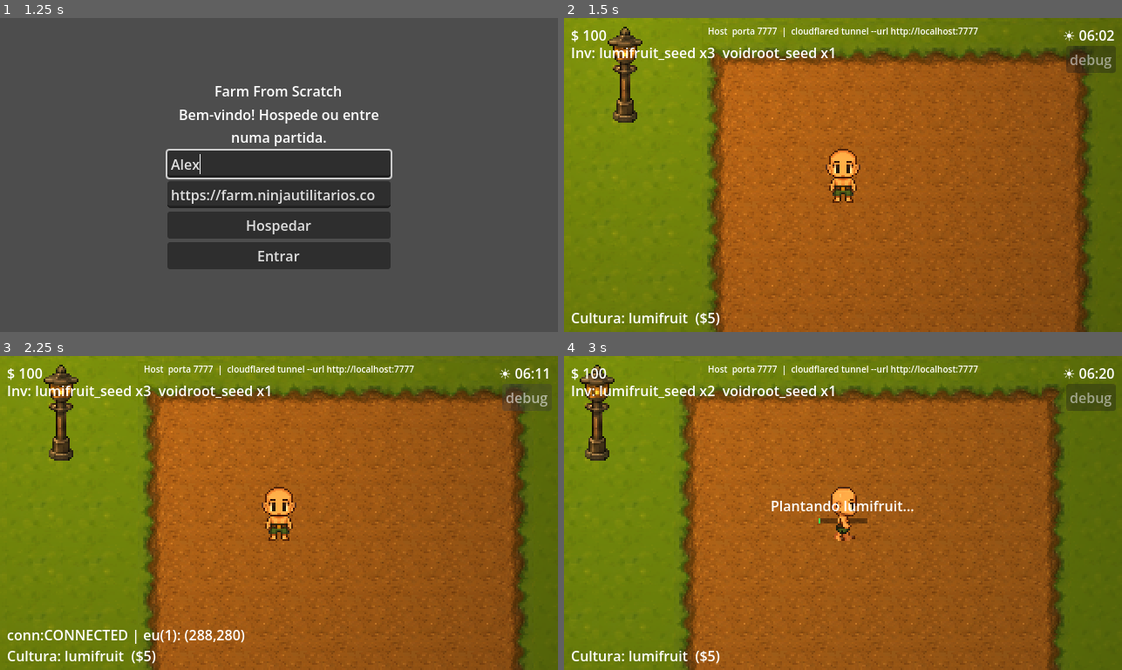
Above: before the commit, frames 1-4 (two rows, left to right).
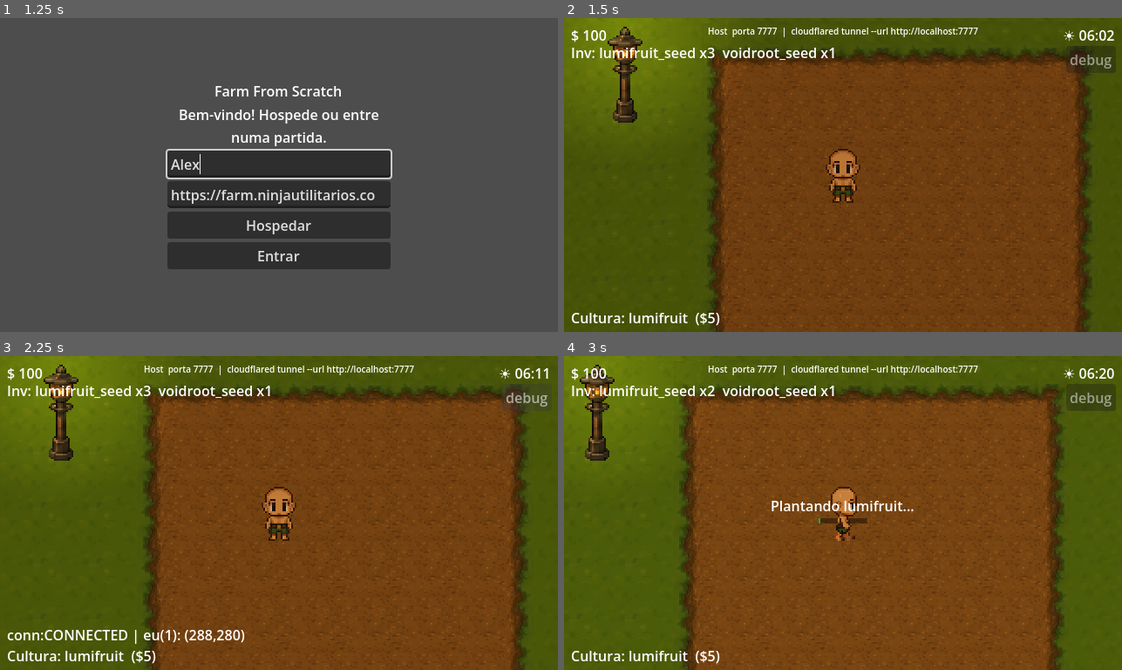
Above: after the commit, the same moments.

Repository: BrunoKagami/farm-from-scratch
Game: Godot game, scene res://scenes/Lobby.tscn
Two runs of this game, one before a commit and one after it. Both use one fixed random seed, a clock stepped at 60 frames per second and the inputs below.
Inputs (mouse positions are in pixels of both pictures, inside the frame that each line leads up to):
- Up to frame 1 (1.25 s): click (279, 165) at 0.52 s; type "Alex" at 0.6 s
- Up to frame 2 (1.5 s): click "Hospedar" at 1.25 s
- Up to frame 3 (2.25 s): click "debug" at 2 s
- Up to frame 4 (3 s): tap Enter at 2.75 s; move the mouse to (965, 497) at 2.77 s; hold Right (ui_right) from 2.78 s (still down); hold E (interact) from 2.78 s (still down); click (965, 497) at 2.92 s

Frame 1 is identical in both runs. In frame 2, 87% of the frame differs, in the area x 0-95%, y 0-100%; in frame 3, 84%; in frame 4, 75%.

Commit message:
fix: shrink lamp light radius and cap intensity
texture_scale 3.2 on a 256px texture gave an ~820px-wide glow — with
the 2x camera zoom that covered most of the visible screen, washing
out the CanvasModulate darkening and making day/night look like it
had stopped working entirely. Shrunk to a ~77px radius local halo
around the post and capped energy at 1.0 instead of 1.4.

Co-Authored-By: Claude Sonnet 4.6 <noreply@anthropic.com>

Diff:
--- a/scripts/DayNight.gd
+++ b/scripts/DayNight.gd
@@ -85,7 +85,7 @@
 		# lâmpada acende — acompanha o amanhecer/anoitecer automaticamente,
 		# sem precisar de um segundo conjunto de horários pra manter.
 		var luminance := (sky.r + sky.g + sky.b) / 3.0
-		_lamp_light.set_intensity(clamp((1.0 - luminance) * 2.2, 0.0, 1.4))
+		_lamp_light.set_intensity(clamp((1.0 - luminance) * 1.8, 0.0, 1.0))
 
 func _angular_diff(a: float, b: float) -> float:
 	var d := b - a
--- a/scripts/LampLight.gd
+++ b/scripts/LampLight.gd
@@ -3,7 +3,9 @@
 func _ready() -> void:
 	texture = _build_texture()
 	color = Color(1.0, 0.82, 0.45)
-	texture_scale = 3.2
+	# Raio efetivo = (largura/2) * texture_scale = 128 * 0.6 = ~77px — um
+	# halo de luz local em volta do poste, não um clarão cobrindo a tela.
+	texture_scale = 0.6
 	energy = 0.0
 
 func _build_texture() -> GradientTexture2D:
